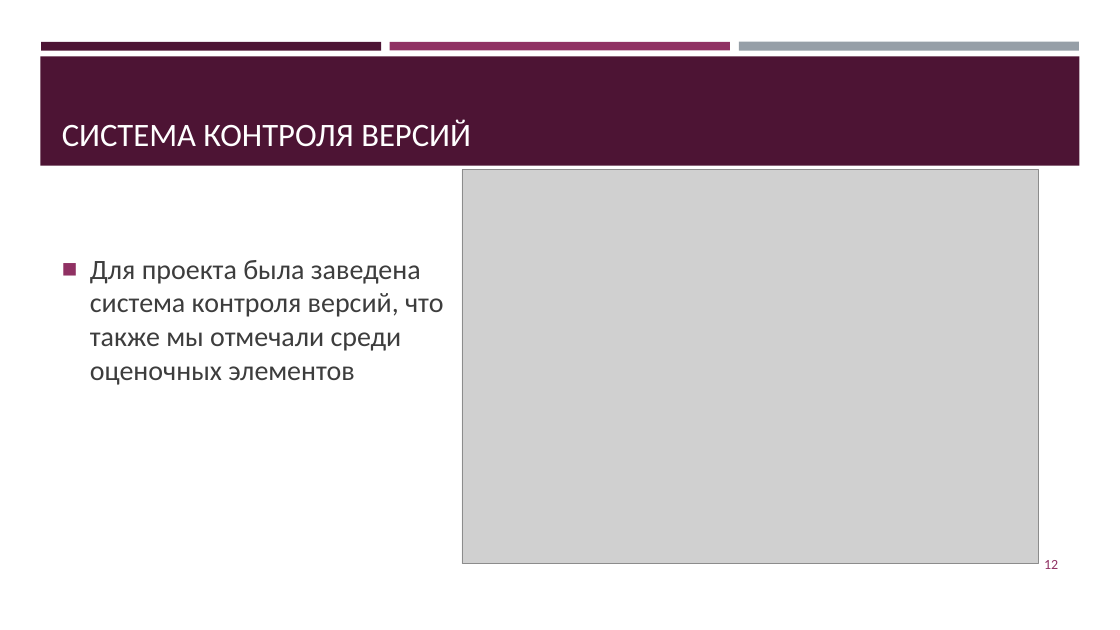
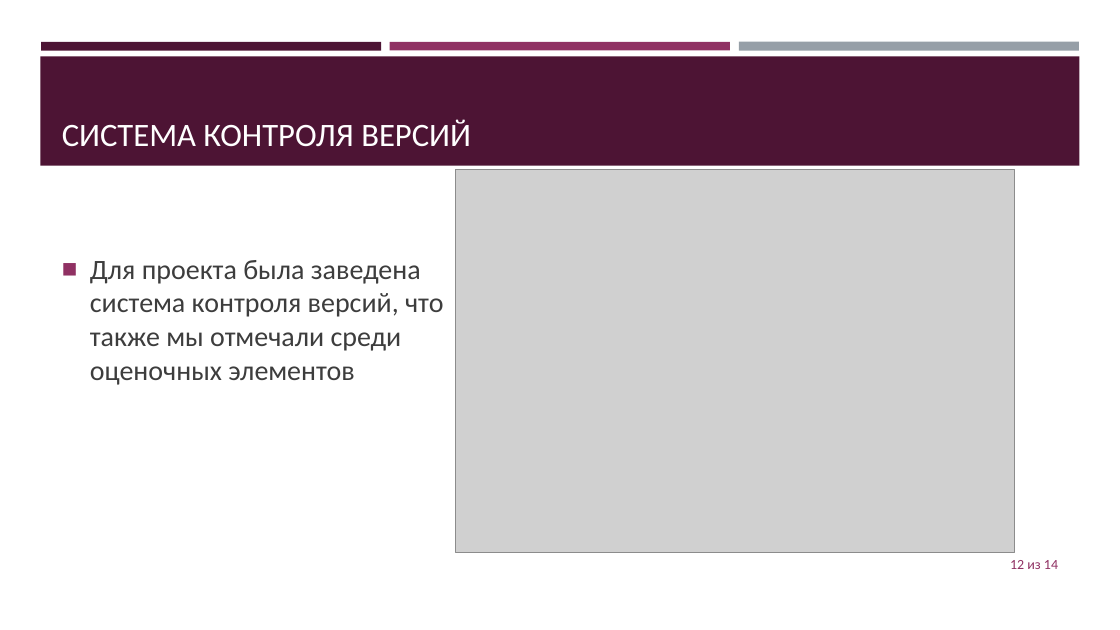
Before and after one commit to jecsonM/MDKmyWORKasAstudent, a slide deck: slide 12 of Сайт для компании «Кисловодск-строй».pptx. Drawn at 1120x630 pixels with LibreOffice and Linux fonts; fonts in the diff are those of the drawing; grey boxes stand for pictures. Boxes give left, top, right and bottom in pixels: in the first picture for what was removed or moved away, otherwise in the second. Text is boxed around its words. In the diff, an @@ line names an element or a change of style, - is before the commit and + after.

```diff
--- a/Сайт для компании «Кисловодск-строй».pptx
+++ b/Сайт для компании «Кисловодск-строй».pptx
@@ picture: place and size @@
-picture at (462,170,1038,565)
+picture at (456,170,1016,553)
@@ page number at (1010,560,1058,569): text changed @@
-12
+12 из 14
```
Also in this commit, not shown: 5 other slides changed, 1 other file.
